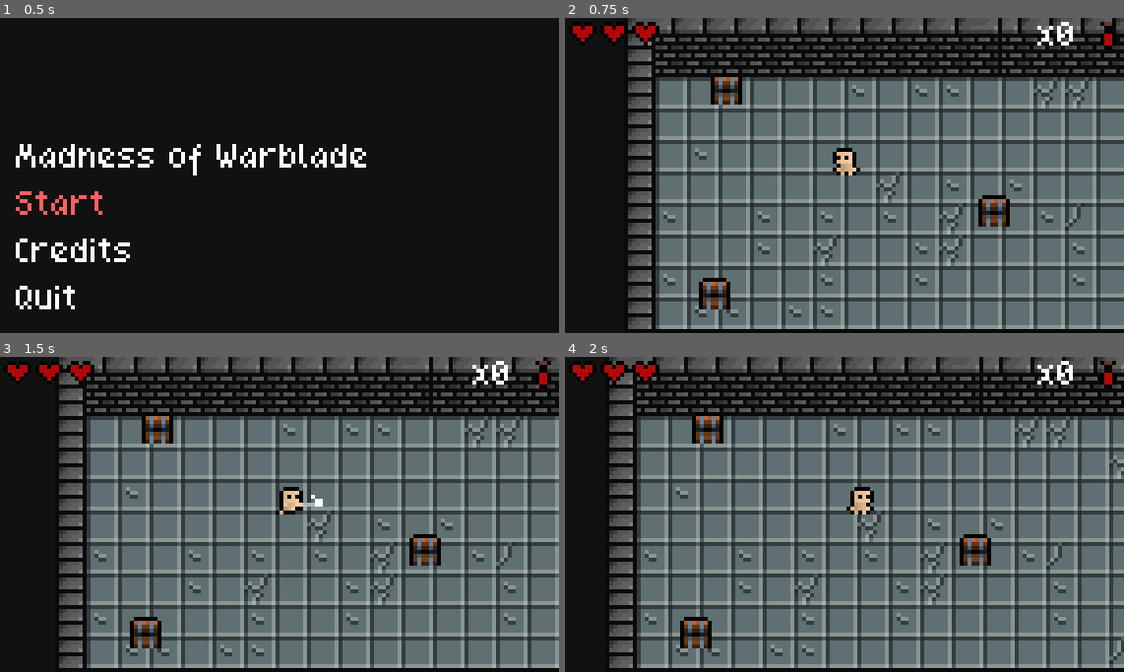
Above: before the commit, frames 1-4 (two rows, left to right).
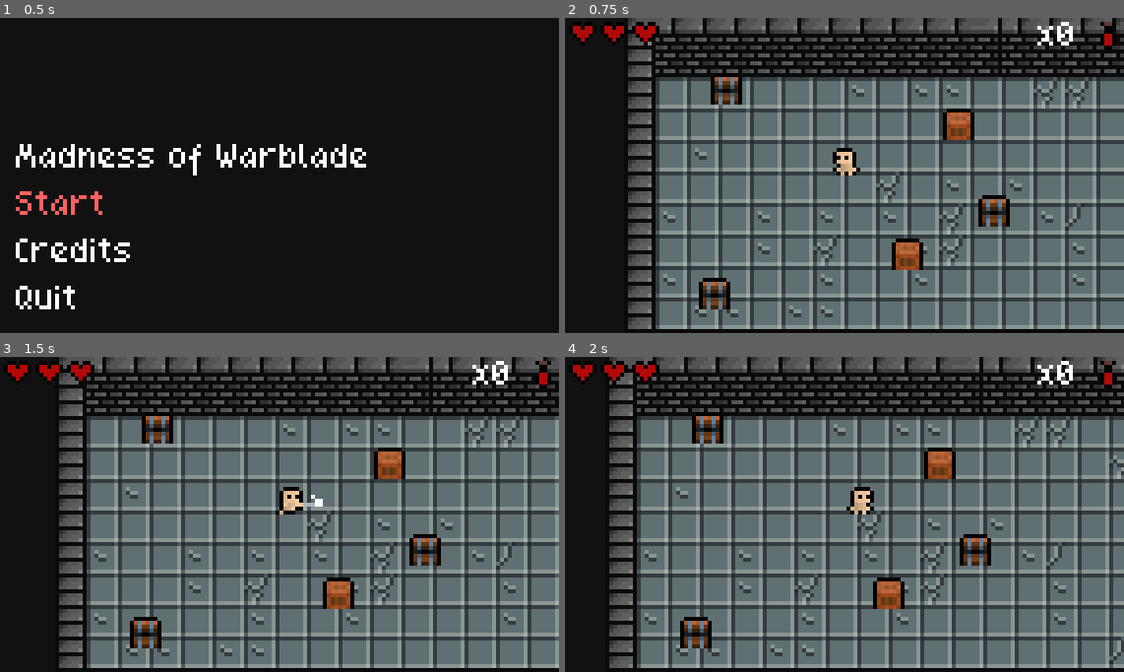
Above: after the commit, the same moments.

Repository: mai-soup/madness-of-warblade
Game: Godot game, scene res://UI/MainMenu.tscn
Two runs of this game, one before a commit and one after it. Both use one fixed random seed, a clock stepped at 60 frames per second and the inputs below.
Inputs:
- Up to frame 1 (0.5 s): no input
- Up to frame 2 (0.75 s): click "Start" at 0.5 s
- Up to frame 3 (1.5 s): tap Enter at 1.25 s; hold D (move_right) from 1.28 s (still down); tap Space (attack) at 1.35 s
- Up to frame 4 (2 s): keep holding D (move_right)

Frame 1 is identical in both runs. In frame 2, 1.1% of the frame differs, in the area x 58-74%, y 28-80%; in frame 3, 1.1%; in frame 4, 1.1%.

Commit message:
add crate and candle props

Diff:
--- /dev/null
+++ b/Props/Candle.tscn
@@ -0,0 +1,50 @@
+[gd_scene load_steps=8 format=2]
+
+[ext_resource path="res://_Assets/Props/Minifantasy_DungeonProps.png" type="Texture" id=1]
+[ext_resource path="res://_Assets/Props/Candle_particle.png" type="Texture" id=2]
+
+[sub_resource type="AtlasTexture" id=1]
+atlas = ExtResource( 1 )
+region = Rect2( 154, 10, 3, 3 )
+
+[sub_resource type="AtlasTexture" id=2]
+atlas = ExtResource( 1 )
+region = Rect2( 217, 9, 5, 7 )
+
+[sub_resource type="Curve" id=3]
+_data = [ Vector2( 0, 0.0329546 ), 0.0, 0.0, 0, 0, Vector2( 0.213483, 0.867045 ), 0.0, 0.0, 0, 0, Vector2( 0.342697, 0.121591 ), 0.0, 0.0, 0, 0, Vector2( 0.393258, 0.0124999 ), 0.0, 0.0, 0, 0 ]
+
+[sub_resource type="CurveTexture" id=4]
+curve = SubResource( 3 )
+
+[sub_resource type="ParticlesMaterial" id=5]
+emission_shape = 1
+emission_sphere_radius = 2.0
+flag_disable_z = true
+direction = Vector3( 0, -1, 0 )
+spread = 60.0
+gravity = Vector3( 0, 3, 0 )
+initial_velocity = 5.0
+initial_velocity_random = 0.5
+orbit_velocity = 0.0
+orbit_velocity_random = 0.0
+scale_curve = SubResource( 4 )
+color = Color( 0.996078, 0.447059, 0.12549, 1 )
+
+[node name="Candle" type="Node2D"]
+
+[node name="Flame" type="Sprite" parent="."]
+position = Vector2( 1, -7 )
+texture = SubResource( 1 )
+
+[node name="Stem" type="Sprite" parent="."]
+position = Vector2( 1, -3 )
+texture = SubResource( 2 )
+
+[node name="Particles2D" type="Particles2D" parent="."]
+position = Vector2( 0.527529, -7 )
+amount = 6
+lifetime = 5.0
+explosiveness = 1.0
+process_material = SubResource( 5 )
+texture = ExtResource( 2 )
--- /dev/null
+++ b/Props/Crate.tscn
@@ -0,0 +1,22 @@
+[gd_scene load_steps=4 format=2]
+
+[ext_resource path="res://_Assets/Props/Minifantasy_DungeonProps.png" type="Texture" id=1]
+
+[sub_resource type="AtlasTexture" id=1]
+atlas = ExtResource( 1 )
+region = Rect2( 104, 8, 8, 8 )
+
+[sub_resource type="RectangleShape2D" id=2]
+extents = Vector2( 4, 4 )
+
+[node name="Crate" type="StaticBody2D"]
+collision_layer = 2
+collision_mask = 5
+
+[node name="Sprite" type="Sprite" parent="."]
+position = Vector2( 0, -4 )
+texture = SubResource( 1 )
+
+[node name="CollisionShape2D" type="CollisionShape2D" parent="."]
+position = Vector2( 0, -4 )
+shape = SubResource( 2 )
--- a/World.tscn
+++ b/World.tscn
@@ -12,6 +12,7 @@
 [ext_resource path="res://UI/PotionUI.tscn" type="PackedScene" id=10]
 [ext_resource path="res://Props/Sign.tscn" type="PackedScene" id=11]
 [ext_resource path="res://Props/Chest.tscn" type="PackedScene" id=12]
+[ext_resource path="res://Props/Crate.tscn" type="PackedScene" id=13]
 
 [sub_resource type="NavigationPolygon" id=50]
 vertices = PoolVector2Array( 8, 8, 0, 8, 0, 0, 8, 0 )
@@ -1715,19 +1716,6 @@
 [node name="RemoteTransform2D" type="RemoteTransform2D" parent="YSort/Player"]
 remote_path = NodePath("../../../Camera2D")
 
-[node name="Tables" type="YSort" parent="YSort"]
-
-[node name="Chests" type="YSort" parent="YSort"]
-
-[node name="Chest" parent="YSort/Chests" instance=ExtResource( 12 )]
-position = Vector2( 18, 19 )
-
-[node name="Chest2" parent="YSort/Chests" instance=ExtResource( 12 )]
-position = Vector2( 15, 71 )
-
-[node name="Chest3" parent="YSort/Chests" instance=ExtResource( 12 )]
-position = Vector2( 86, 50 )
-
 [node name="Navigation2D" type="Navigation2D" parent="YSort"]
 
 [node name="Orcs" type="YSort" parent="YSort/Navigation2D"]
@@ -1787,6 +1775,25 @@
 [node name="NavigationPolygonInstance" type="NavigationPolygonInstance" parent="YSort/Navigation2D"]
 navpoly = SubResource( 55 )
 
+[node name="Tables" type="YSort" parent="YSort"]
+
+[node name="Chests" type="YSort" parent="YSort"]
+
+[node name="Chest" parent="YSort/Chests" instance=ExtResource( 12 )]
+position = Vector2( 18, 19 )
+
+[node name="Chest2" parent="YSort/Chests" instance=ExtResource( 12 )]
+position = Vector2( 15, 71 )
+
+[node name="Chest3" parent="YSort/Chests" instance=ExtResource( 12 )]
+position = Vector2( 86, 50 )
+
+[node name="Crate" parent="YSort/Chests" instance=ExtResource( 13 )]
+position = Vector2( 77, 32 )
+
+[node name="Crate2" parent="YSort/Chests" instance=ExtResource( 13 )]
+position = Vector2( 64, 65 )
+
 [node name="Camera2D" type="Camera2D" parent="."]
 position = Vector2( 48, 41 )
 current = true
Not shown: 1 places in World.tscn that only renumber resources
Binary file added: _Assets/Props/Candle_particle.png
Not shown, added: _Assets/Props/Candle_particle.png.import
